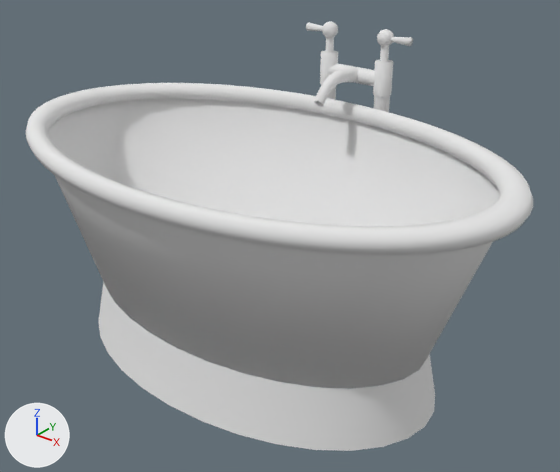
The Blender file Assets/models/floor_2/bathroom_e/bathtub.blend as it was, and as the next commit left it.
The view is the same before and after, from a 50 mm lens placed at (8.98, -4.03, 5.4), pointed at (3.99, 2.2, 1.54). Every picture has the same lights, and +X, +Y and +Z are marked at lower left.

The first picture shows 'bathtub', 'inner_tub', 'pipe_connector_n', 'spout', 'tub_base', 'upper_lip'.
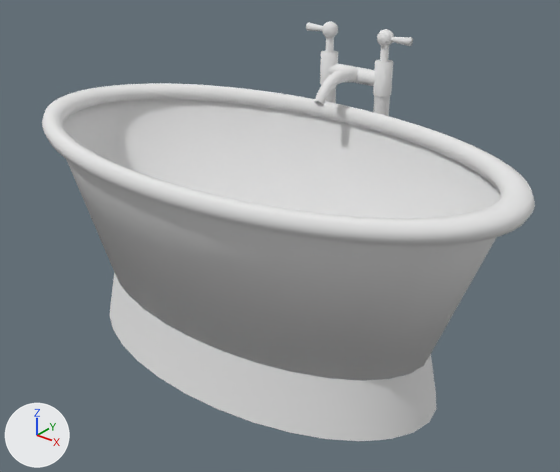
Changed parts and their boxes (x1, y1, x2, y2) in the pictures (560 x 472 px):
'bathtub', moved, rescaled: before (55, 176, 493, 388); after (66, 159, 497, 380)
'inner_tub', moved, rescaled (6% shorter): before (48, 99, 499, 227); after (63, 99, 501, 219)
'upper_lip', moved, rescaled: before (26, 83, 533, 255); after (42, 83, 535, 246)
'tub_base', moved, rescaled: before (99, 281, 435, 451); after (110, 272, 436, 441)

The change, as a list of edits to the scene's bpy script:
```text
Change ob_inner_tub:
    ob_inner_tub.location: (3.75, 2.0, 1.599) -> (3.75, 2.084, 1.599)
    ob_inner_tub.scale: (2.52, 1.53, 0.906) -> (2.52, 1.35, 0.906)
Change ob_tub_base:
    ob_tub_base.location: (3.75, 2.0, 0.356) -> (3.75, 2.084, 0.356)
    ob_tub_base.scale: (2.52, 1.53, 0.335) -> (2.52, 1.35, 0.335)
Change ob_upper_lip:
    ob_upper_lip.location: (3.75, 2.0, 2.493) -> (3.75, 2.084, 2.493)
    ob_upper_lip.scale: (2.95, 1.79, 2.15) -> (2.95, 1.58, 2.15)
Change ob_bathtub:
    ob_bathtub.location: (3.75, 2.0, 1.599) -> (3.75, 2.084, 1.599)
    ob_bathtub.scale: (2.52, 1.53, 0.906) -> (2.52, 1.35, 0.906)
```
